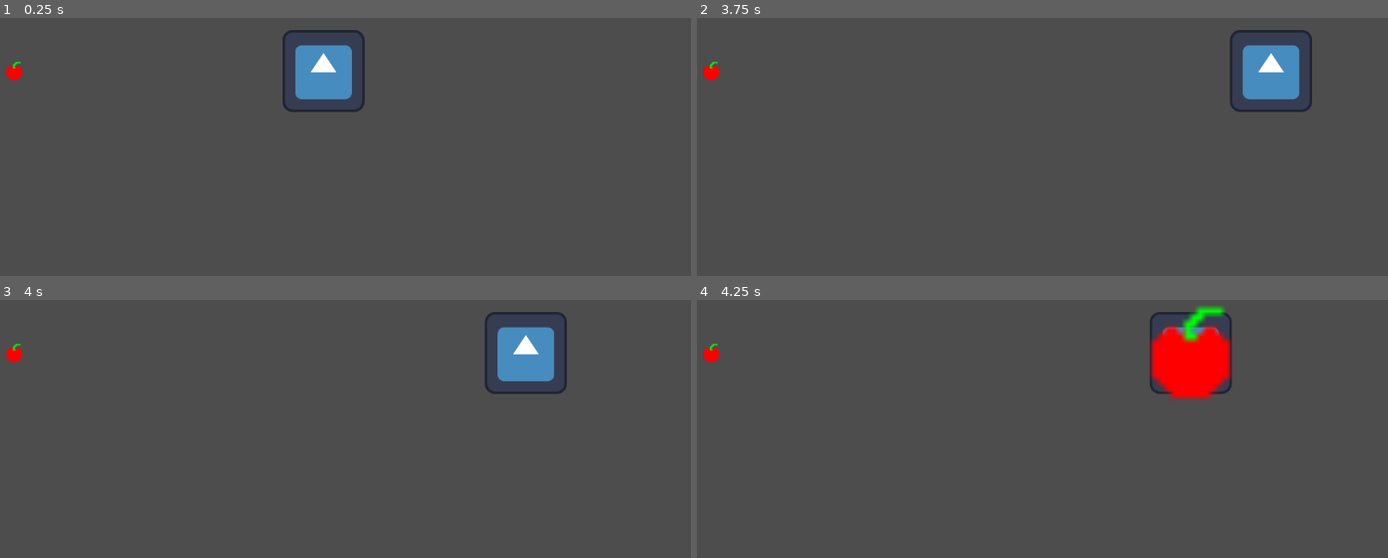
Above: before the commit, frames 1-4 (two rows, left to right).
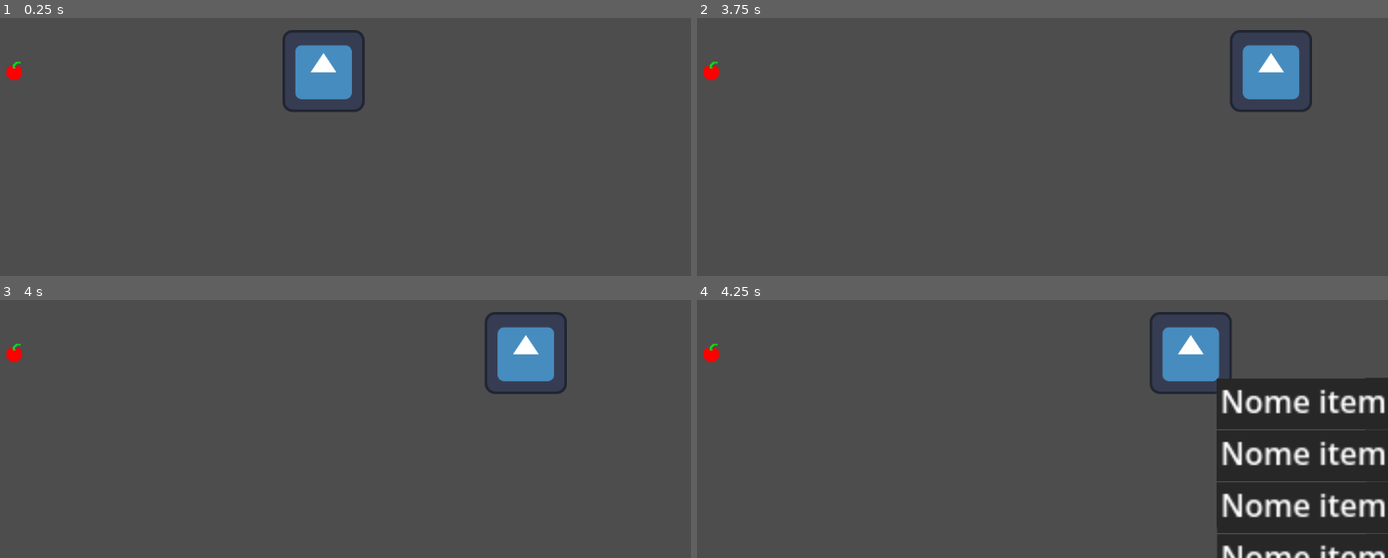
Above: after the commit, the same moments.

Repository: DavidznX/sistema-de-inventario-em-lista-plus
Game: Godot game, scene res://mundo.tscn
Same seed, same stepped clock (60 frames per second), same inputs: the game is played once before the commit and once after it. The engine's default icon, where the game draws it, is replaced by a stand-in: a white triangle on a blue panel in a dark square.
Inputs (mouse positions are in pixels of both pictures, inside the frame that each line leads up to):
- Up to frame 1 (0.25 s): no input
- Up to frame 2 (3.75 s): tap Enter at 0.5 s; move the mouse to (1180, 46) at 0.52 s; hold Right (ui_right) 0.53-1.28 s; click (1180, 46) at 0.6 s; move the mouse to (869, 90) at 1.27 s; hold Down (ui_down) 1.28-2.03 s; click (869, 90) at 1.35 s; move the mouse to (outside the picture) at 2.02 s; hold Right (ui_right) 2.03-2.78 s; click (outside the picture) at 2.1 s; move the mouse to (980, 152) at 2.77 s; hold Up (ui_up) 2.78-3.53 s; click (980, 152) at 2.85 s; move the mouse to (1242, 131) at 3.52 s; hold Left (ui_left) from 3.53 s (still down); click (1242, 131) at 3.6 s
- Up to frame 3 (4 s): keep holding Left (ui_left)
- Up to frame 4 (4.25 s): keep holding Left (ui_left); tap E (inventario) at 4.15 s

Frames 1-3 are identical in both runs. In frame 4, 19% of the frame differs, in the area x 65-100%, y 2-100%.

Commit message:
atualizacao 23/02/26

Diff:
--- a/item.gd
+++ b/item.gd
@@ -2,6 +2,30 @@
 
 @export var item_data: Item
 
+var player_na_area = false
+var player = null
 
 func _ready() -> void:
 	$textura.texture = item_data.textura_item
+
+func _process(delta: float) -> void:
+	if player_na_area == true:
+		print('player_entrou_na_area_item')
+		if Input.is_action_just_pressed('acao'):
+			player.captar_item(item_data)
+			player = null
+			player_na_area =  false
+			queue_free()
+
+
+
+func _on_area_interacao_body_entered(body: CharacterBody2D) -> void:
+	if body.is_in_group('player'):
+		player_na_area = true
+		player = body
+
+
+
+func _on_area_interacao_body_exited(body: Node2D) -> void:
+		player_na_area = false
+		player = null
--- a/item.tscn
+++ b/item.tscn
@@ -1,7 +1,6 @@
 [gd_scene format=3 uid="uid://dgp77s0rfe8lv"]
 
 [ext_resource type="Script" uid="uid://ceincklcwdv6g" path="res://item.gd" id="1_tnite"]
-[ext_resource type="Texture2D" uid="uid://b13oxsdfhypct" path="res://maca.png" id="2_ttk8k"]
 
 [sub_resource type="RectangleShape2D" id="RectangleShape2D_tnite"]
 
@@ -10,10 +9,12 @@
 
 [node name="textura" type="Sprite2D" parent="." unique_id=1084762340]
 scale = Vector2(2, 2)
-texture = ExtResource("2_ttk8k")
 
 [node name="area_interacao" type="Area2D" parent="." unique_id=455719924]
 
 [node name="colisao" type="CollisionShape2D" parent="area_interacao" unique_id=2120351626]
 scale = Vector2(2, 2)
 shape = SubResource("RectangleShape2D_tnite")
+
+[connection signal="body_entered" from="area_interacao" to="." method="_on_area_interacao_body_entered"]
+[connection signal="body_exited" from="area_interacao" to="." method="_on_area_interacao_body_exited"]
--- a/iventario.gd
+++ b/iventario.gd
@@ -1,11 +1,15 @@
 extends Control
 
+var inventario = []
 
-# Called when the node enters the scene tree for the first time.
-func _ready() -> void:
-	pass # Replace with function body.
+@onready var lista_de_itens: VBoxContainer = $lista_de_itens
 
+var SlotScene = preload("res://slot.tscn")
 
-# Called every frame. 'delta' is the elapsed time since the previous frame.
-func _process(delta: float) -> void:
-	pass
+func guardar_item(item):
+	inventario.append(item)
+
+	var slot = SlotScene.instantiate()
+	slot.nome_item.text = item.nome
+
+	lista_de_itens.add_child(slot)
--- a/iventario.tscn
+++ b/iventario.tscn
@@ -1,7 +1,7 @@
 [gd_scene format=3 uid="uid://diilg1qkdqcty"]
 
 [ext_resource type="Script" uid="uid://ff0t6y28xcx7" path="res://iventario.gd" id="1_t257l"]
-[ext_resource type="Texture2D" uid="uid://b13oxsdfhypct" path="res://maca.png" id="2_vvbvm"]
+[ext_resource type="PackedScene" uid="uid://b0nqlrin0bvi3" path="res://slot.tscn" id="2_vvbvm"]
 
 [node name="inventario" type="Control" unique_id=1159336330]
 layout_mode = 3
@@ -12,6 +12,36 @@
 grow_vertical = 2
 script = ExtResource("1_t257l")
 
-[node name="Sprite2D" type="Sprite2D" parent="." unique_id=1058311328]
-scale = Vector2(10, 10)
-texture = ExtResource("2_vvbvm")
+[node name="background" type="ColorRect" parent="." unique_id=117492102]
+layout_mode = 1
+anchors_preset = 15
+anchor_right = 1.0
+anchor_bottom = 1.0
+grow_horizontal = 2
+grow_vertical = 2
+color = Color(0.20784314, 0.20784314, 0.20784314, 0.56078434)
+
+[node name="lista_de_itens" type="VBoxContainer" parent="." unique_id=985814122]
+layout_mode = 0
+offset_left = 40.0
+offset_top = 40.0
+offset_right = 79.99997
+offset_bottom = 148.0
+rotation = -0.0021591985
+scale = Vector2(3, 3)
+theme_override_constants/separation = 27
+
+[node name="slot" parent="lista_de_itens" unique_id=1038102040 instance=ExtResource("2_vvbvm")]
+layout_mode = 2
+
+[node name="slot2" parent="lista_de_itens" unique_id=518269437 instance=ExtResource("2_vvbvm")]
+layout_mode = 2
+
+[node name="slot3" parent="lista_de_itens" unique_id=401390813 instance=ExtResource("2_vvbvm")]
+layout_mode = 2
+
+[node name="slot4" parent="lista_de_itens" unique_id=718810381 instance=ExtResource("2_vvbvm")]
+layout_mode = 2
+
+[node name="slot5" parent="lista_de_itens" unique_id=1721667078 instance=ExtResource("2_vvbvm")]
+layout_mode = 2
--- a/player.gd
+++ b/player.gd
@@ -19,10 +19,13 @@
 
 
 func abrir_inventario():
-
 	if inventario.visible == false:
 		inventario.visible = true
 		SPEED = 0
 	else:
 		inventario.visible = false
 		SPEED = 300
+
+
+func captar_item(item):
+	inventario.guardar_item(item)
--- a/player.tscn
+++ b/player.tscn
@@ -7,7 +7,7 @@
 [sub_resource type="RectangleShape2D" id="RectangleShape2D_dovo2"]
 size = Vector2(128, 128)
 
-[node name="Player" type="CharacterBody2D" unique_id=496453227]
+[node name="Player" type="CharacterBody2D" unique_id=496453227 groups=["player"]]
 script = ExtResource("1_dovo2")
 
 [node name="Sprite2D" type="Sprite2D" parent="." unique_id=472979740]
--- a/project.godot
+++ b/project.godot
@@ -17,9 +17,47 @@
 
 [input]
 
+ui_left={
+"deadzone": 0.5,
+"events": [Object(InputEventKey,"resource_local_to_scene":false,"resource_name":"","device":0,"window_id":0,"alt_pressed":false,"shift_pressed":false,"ctrl_pressed":false,"meta_pressed":false,"pressed":false,"keycode":4194319,"physical_keycode":0,"key_label":0,"unicode":0,"location":0,"echo":false,"script":null)
+, Object(InputEventJoypadButton,"resource_local_to_scene":false,"resource_name":"","device":-1,"button_index":13,"pressure":0.0,"pressed":false,"script":null)
+, Object(InputEventJoypadMotion,"resource_local_to_scene":false,"resource_name":"","device":-1,"axis":0,"axis_value":-1.0,"script":null)
+, Object(InputEventKey,"resource_local_to_scene":false,"resource_name":"","device":-1,"window_id":0,"alt_pressed":false,"shift_pressed":false,"ctrl_pressed":false,"meta_pressed":false,"pressed":false,"keycode":0,"physical_keycode":65,"key_label":0,"unicode":97,"location":0,"echo":false,"script":null)
+]
+}
+ui_right={
+"deadzone": 0.5,
+"events": [Object(InputEventKey,"resource_local_to_scene":false,"resource_name":"","device":0,"window_id":0,"alt_pressed":false,"shift_pressed":false,"ctrl_pressed":false,"meta_pressed":false,"pressed":false,"keycode":4194321,"physical_keycode":0,"key_label":0,"unicode":0,"location":0,"echo":false,"script":null)
+, Object(InputEventJoypadButton,"resource_local_to_scene":false,"resource_name":"","device":-1,"button_index":14,"pressure":0.0,"pressed":false,"script":null)
+, Object(InputEventJoypadMotion,"resource_local_to_scene":false,"resource_name":"","device":-1,"axis":0,"axis_value":1.0,"script":null)
+, Object(InputEventKey,"resource_local_to_scene":false,"resource_name":"","device":-1,"window_id":0,"alt_pressed":false,"shift_pressed":false,"ctrl_pressed":false,"meta_pressed":false,"pressed":false,"keycode":0,"physical_keycode":68,"key_label":0,"unicode":100,"location":0,"echo":false,"script":null)
+]
+}
+ui_up={
+"deadzone": 0.5,
+"events": [Object(InputEventKey,"resource_local_to_scene":false,"resource_name":"","device":0,"window_id":0,"alt_pressed":false,"shift_pressed":false,"ctrl_pressed":false,"meta_pressed":false,"pressed":false,"keycode":4194320,"physical_keycode":0,"key_label":0,"unicode":0,"location":0,"echo":false,"script":null)
+, Object(InputEventJoypadButton,"resource_local_to_scene":false,"resource_name":"","device":-1,"button_index":11,"pressure":0.0,"pressed":false,"script":null)
+, Object(InputEventJoypadMotion,"resource_local_to_scene":false,"resource_name":"","device":-1,"axis":1,"axis_value":-1.0,"script":null)
+, Object(InputEventKey,"resource_local_to_scene":false,"resource_name":"","device":-1,"window_id":0,"alt_pressed":false,"shift_pressed":false,"ctrl_pressed":false,"meta_pressed":false,"pressed":false,"keycode":0,"physical_keycode":87,"key_label":0,"unicode":119,"location":0,"echo":false,"script":null)
+]
+}
+ui_down={
+"deadzone": 0.5,
+"events": [Object(InputEventKey,"resource_local_to_scene":false,"resource_name":"","device":0,"window_id":0,"alt_pressed":false,"shift_pressed":false,"ctrl_pressed":false,"meta_pressed":false,"pressed":false,"keycode":4194322,"physical_keycode":0,"key_label":0,"unicode":0,"location":0,"echo":false,"script":null)
+, Object(InputEventJoypadButton,"resource_local_to_scene":false,"resource_name":"","device":-1,"button_index":12,"pressure":0.0,"pressed":false,"script":null)
+, Object(InputEventJoypadMotion,"resource_local_to_scene":false,"resource_name":"","device":-1,"axis":1,"axis_value":1.0,"script":null)
+, Object(InputEventKey,"resource_local_to_scene":false,"resource_name":"","device":-1,"window_id":0,"alt_pressed":false,"shift_pressed":false,"ctrl_pressed":false,"meta_pressed":false,"pressed":false,"keycode":0,"physical_keycode":83,"key_label":0,"unicode":115,"location":0,"echo":false,"script":null)
+]
+}
 inventario={
 "deadzone": 0.2,
 "events": [Object(InputEventKey,"resource_local_to_scene":false,"resource_name":"","device":-1,"window_id":0,"alt_press …(192 unchanged characters)…
+]
+}
+acao={
+"deadzone": 0.2,
+"events": [Object(InputEventMouseButton,"resource_local_to_scene":false,"resource_name":"","device":-1,"window_id":0,"alt_pressed":false,"shift_pressed":false,"ctrl_pressed":false,"meta_pressed":false,"button_mask":1,"position":Vector2(97, 27),"global_position":Vector2(106, 75),"factor":1.0,"button_index":1,"canceled":false,"pressed":true,"double_click":false,"script":null)
+, Object(InputEventKey,"resource_local_to_scene":false,"resource_name":"","device":-1,"window_id":0,"alt_pressed":false,"shift_pressed":false,"ctrl_pressed":false,"meta_pressed":false,"pressed":false,"keycode":0,"physical_keycode":70,"key_label":0,"unicode":102,"location":0,"echo":false,"script":null)
 ]
 }
 
--- a/slot.gd
+++ b/slot.gd
@@ -1,11 +1,12 @@
 extends Control
+class_name Slot
+
+@onready var nome_item: Label = $nome_item
 
 
-# Called when the node enters the scene tree for the first time.
 func _ready() -> void:
-	pass # Replace with function body.
+	pass
 
 
-# Called every frame. 'delta' is the elapsed time since the previous frame.
 func _process(delta: float) -> void:
 	pass
--- a/slot.tscn
+++ b/slot.tscn
@@ -9,4 +9,20 @@
 anchor_bottom = 1.0
 grow_horizontal = 2
 grow_vertical = 2
+scale = Vector2(4, 4)
 script = ExtResource("1_c24ra")
+
+[node name="background" type="ColorRect" parent="." unique_id=1485322606]
+layout_mode = 1
+offset_right = 40.0
+offset_bottom = 40.0
+scale = Vector2(3, 0.66)
+color = Color(0.15487596, 0.154876, 0.15487596, 1)
+
+[node name="nome_item" type="Label" parent="." unique_id=571530003]
+layout_mode = 1
+offset_left = 2.0
+offset_right = 89.0
+offset_bottom = 23.0
+rotation = 0.00088560925
+text = "Nome item"
